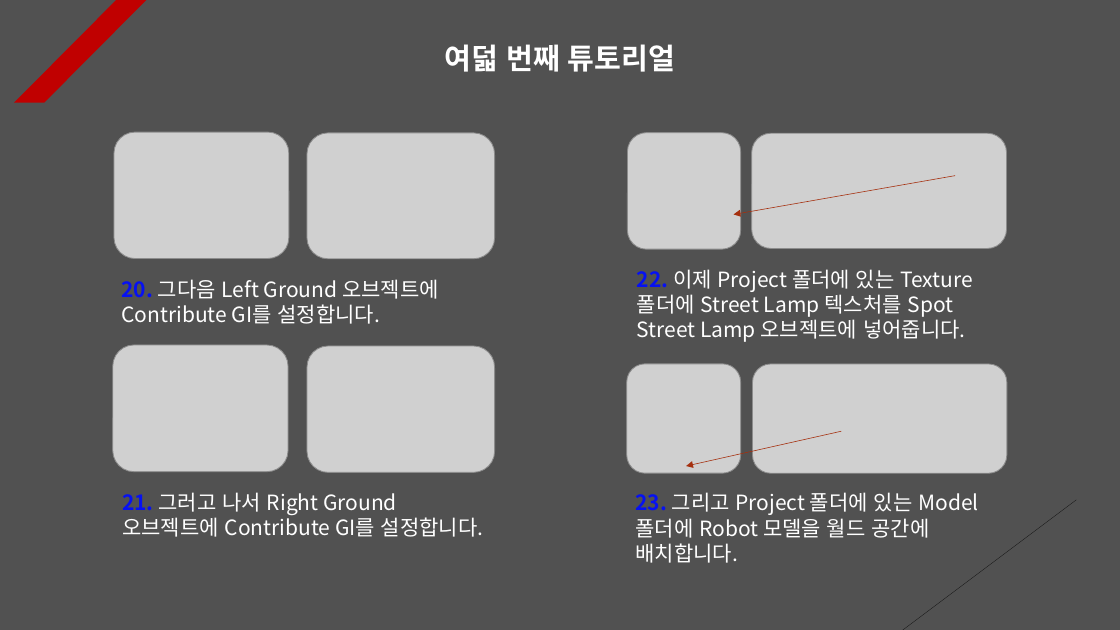
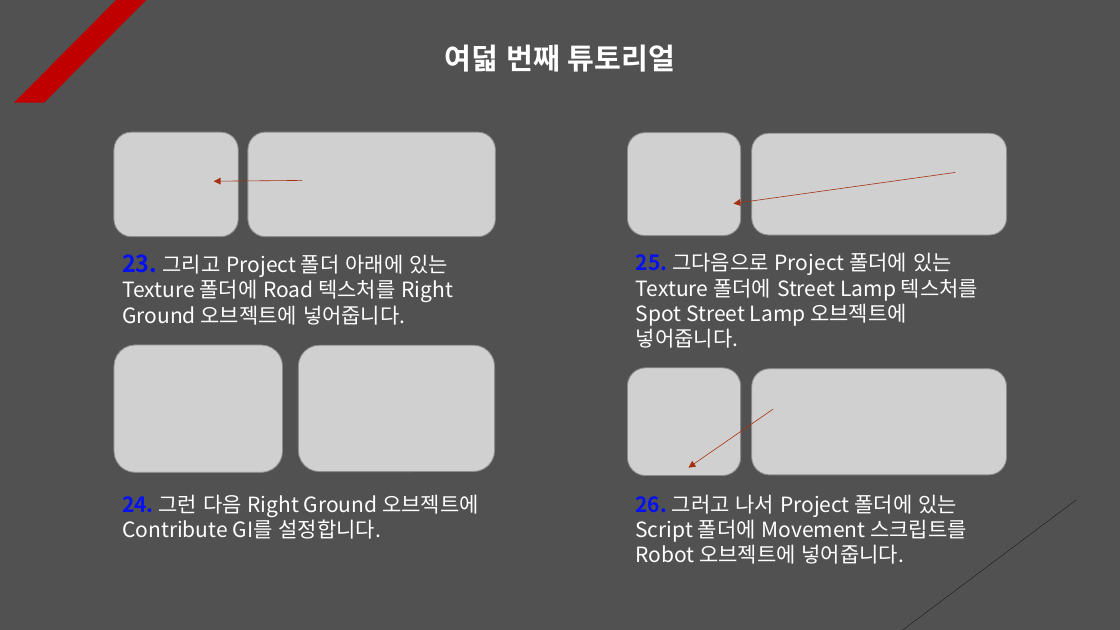
Before and after one commit to Unity2033/3D-UnityEngine, a slide deck: slide 8 of Assets/Light/PPT Data/Light Example.pptx (slide 9 before the commit). Drawn at 1120x630 pixels with LibreOffice and Linux fonts; fonts in the diff are those of the drawing; grey boxes stand for pictures. Boxes give left, top, right and bottom in pixels: in the first picture for what was removed or moved away, otherwise in the second. Text is boxed around its words. In the diff, an @@ line names an element or a change of style, - is before the commit and + after.

```diff
--- a/Assets/Light/PPT Data/Light Example.pptx
+++ b/Assets/Light/PPT Data/Light Example.pptx
@@ picture: place and size @@
-picture at bbox=[114, 132, 289, 259]
+picture at bbox=[114, 132, 239, 236]
@@ picture: place and size @@
-picture at bbox=[307, 133, 494, 259]
+picture at bbox=[248, 132, 496, 236]
@@ picture: place and size @@
-picture at bbox=[628, 133, 741, 250]
+picture at bbox=[628, 133, 741, 236]
@@ picture: place and size @@
-picture at bbox=[752, 134, 1007, 249]
+picture at bbox=[752, 134, 1007, 235]
@@ arrow moved from (955, 176) - (734, 214) to (955, 172) - (734, 203) @@
@@ arrow added from (302, 181) to (213, 181), #A5300F 0.5 pt dashed @@
@@ text at bbox=[122, 254, 454, 325]: text changed @@
-20. 그다음 Left Ground 오브젝트에 Contribute GI를 설정합니다.
+23. 그리고 Project 폴더 아래에 있는 Texture 폴더에 Road 텍스처를 Right Ground 오브젝트에 넣어줍니다.
@@ text at bbox=[636, 252, 978, 348]: text changed @@
-22. 이제 Project 폴더에 있는 Texture 폴더에 Street Lamp 텍스처를 Spot Street Lamp 오브젝트에 넣어줍니다.
+25. 그다음으로 Project 폴더에 있는 Texture 폴더에 Street Lamp 텍스처를 Spot Street Lamp 오브젝트에 넣어줍니다.
@@ picture: place and size @@
-picture at bbox=[113, 345, 288, 472]
+picture at bbox=[114, 345, 283, 473]
@@ picture: place and size @@
-picture at bbox=[307, 346, 494, 472]
+picture at bbox=[298, 345, 495, 471]
@@ picture: place and size @@
-picture at bbox=[627, 364, 741, 473]
+picture at bbox=[628, 368, 741, 476]
@@ picture: place and size @@
-picture at bbox=[753, 364, 1007, 473]
+picture at bbox=[752, 369, 1007, 475]
@@ arrow moved from (841, 431) - (686, 466) to (773, 409) - (689, 468) @@
@@ text at bbox=[122, 494, 479, 539]: text changed @@
-21. 그러고 나서 Right Ground 오브젝트에 Contribute GI를 설정합니다.
+24. 그런 다음 Right Ground 오브젝트에 Contribute GI를 설정합니다.
@@ text at bbox=[635, 494, 967, 564]: text changed @@
-23. 그리고 Project 폴더에 있는 Model 폴더에 Robot 모델을 월드 공간에 배치합니다.
+26. 그러고 나서 Project 폴더에 있는 Script 폴더에 Movement 스크립트를 Robot 오브젝트에 넣어줍니다.
```
Also in this commit, not shown: 16 other slides changed, 9 other files.
